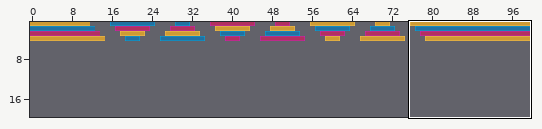
An edit to a level. Tiled map, Assets/Level Chunks/00Layerainbow.tmx. Above: a wide view before the commit, with the close-up outlined.
Close-up. The starting point:
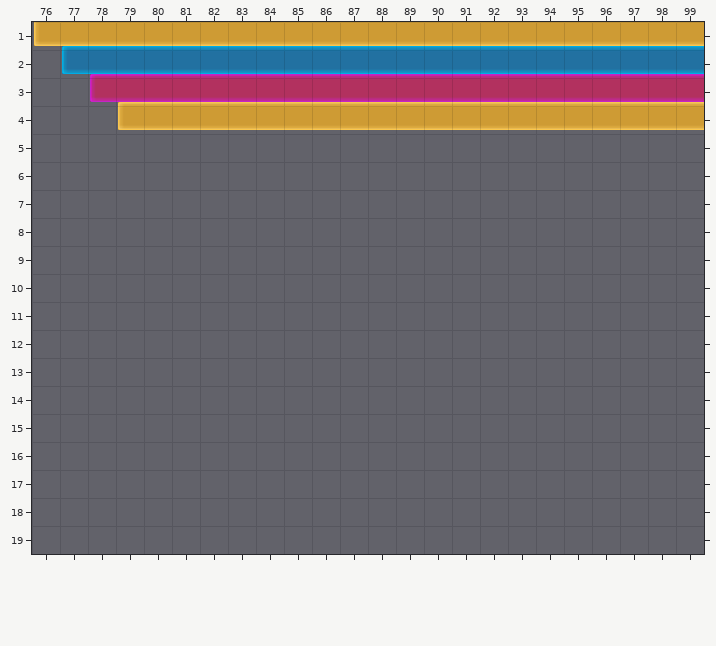
Cells are 128x128 px. Shown: x 76..99, y 1..19. The commit also changed other parts of the map, which this record leaves out. Layer "Tile Layer 1" is drawn 8,-1940 px off the grid.
The same view after the edit:
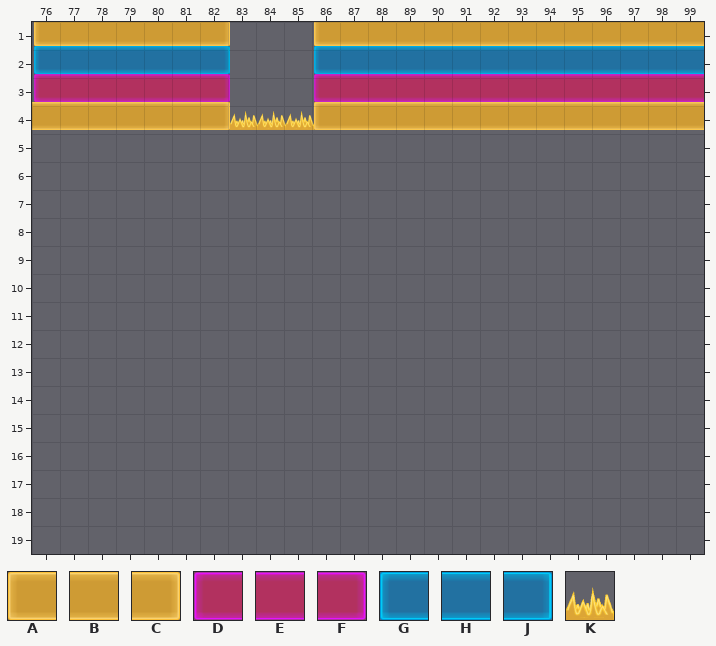
Key: from "neon_tileset": A 45 "oj_hw", B 46 "oj_hc", C 47 "oj_he", D 48 "m_hw", E 49 "m_hc", F 50 "m_he", G 51 "b_hw", H 52 "b_hc", J 53 "b_he", K 76 "oj_spike".
_ is an empty cell, . an unchanged one.
Diff:
--- layer "Tile Layer 1"
@@ x 76..86 @@
-16 ......BBBBB
-17 _G....HHHHH
-18 __D...EEEEE
-19 ___A..BBBBB
+16 ......C___A
+17 GH....J___G
+18 DEE...F___D
+19 BBBB..CKKKA
